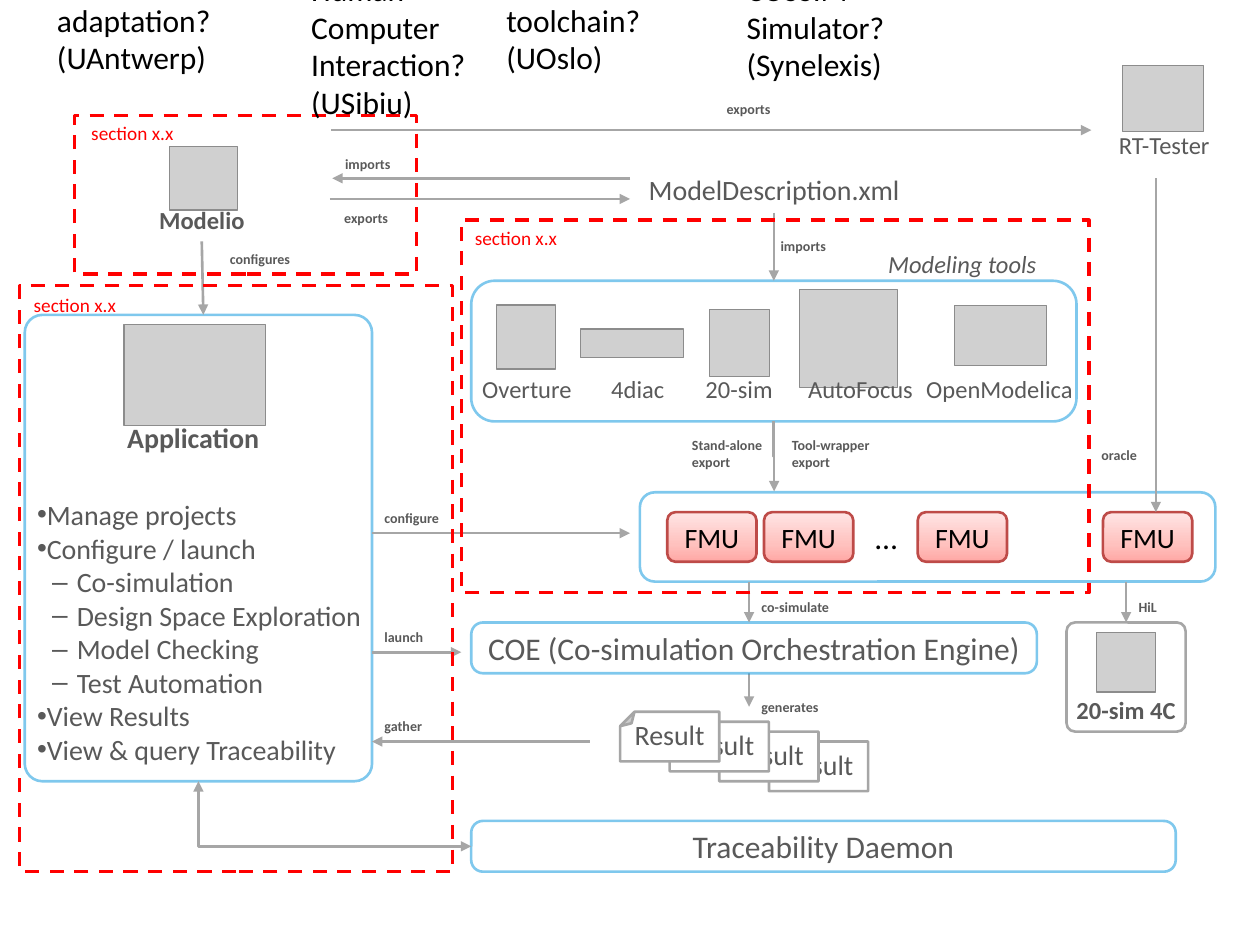
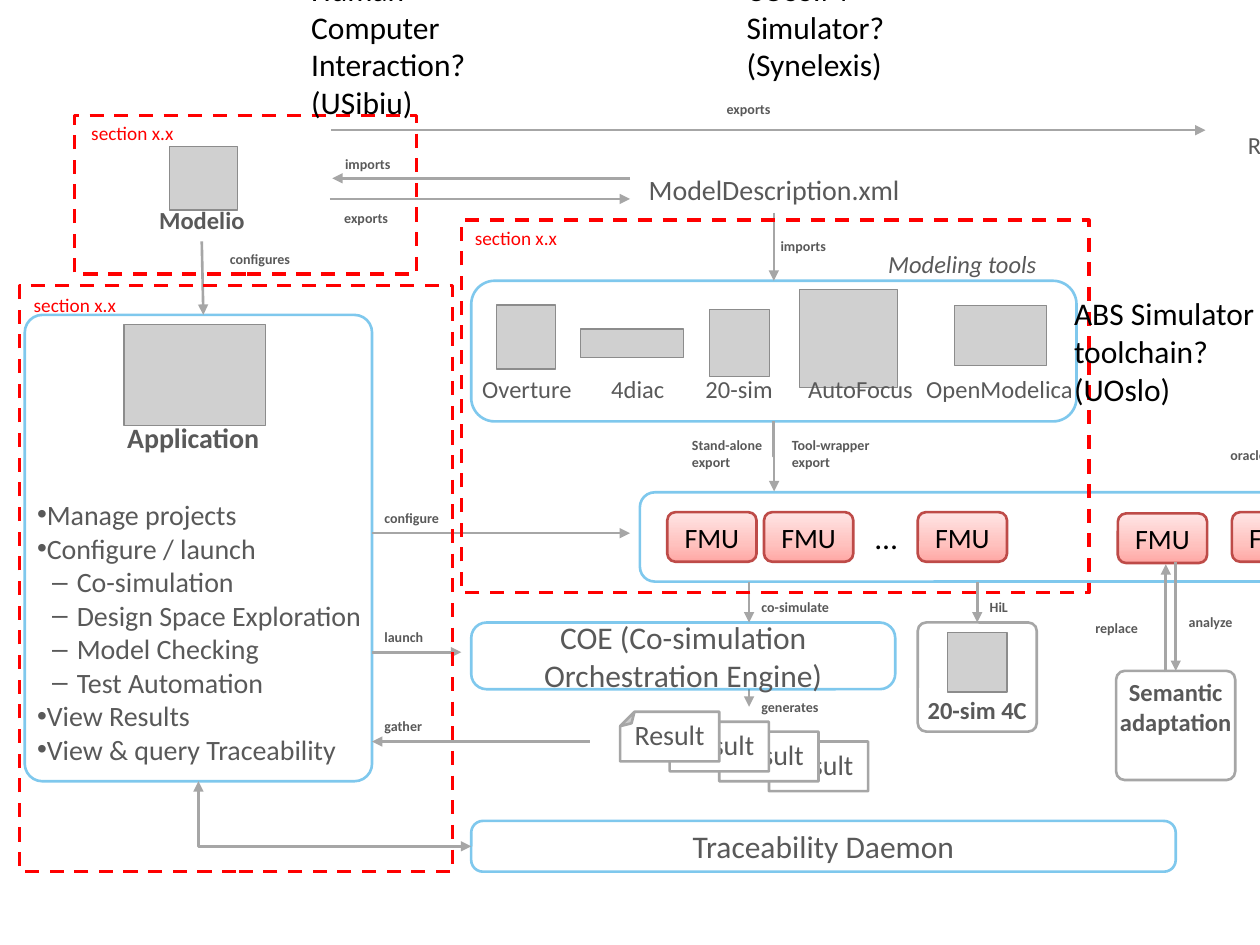
Before and after one commit to INTO-CPS-Association/Documentation, a slide deck: slide 1 of figures/fig_toolchain.pptx. Drawn at 1260x945 pixels with LibreOffice and Linux fonts; fonts in the diff are those of the drawing; grey boxes stand for pictures; background and template pictures are left out. Boxes give left, top, right and bottom in pixels: in the first picture for what was removed or moved away, otherwise in the second. Text is boxed around its words. In the diff, an @@ line names an element or a change of style, - is before the commit and + after.

```diff
--- a/figures/fig_toolchain.pptx
+++ b/figures/fig_toolchain.pptx
@@ picture removed at [1123,66,1203,131] @@
@@ arrow moved from (331, 130) - (1091, 130) to (331, 130) - (1206, 130) @@
@@ 2 texts, 1 rounded rectangle: place and size @@
-2 texts, 1 rounded rectangle at [1101,138,1210,561]
+2 texts, 1 rounded rectangle at [1230,123,1260,561]
@@ arrow removed from (1155, 179) to (1155, 512) @@
@@ text "ABS Simulator toolchain? (UOslo)" rewrapped from [506,10,640,73] to [1074,299,1254,408] @@
@@ rounded rectangle: place and size @@
-rounded rectangle at [640,493,1216,582]
+rounded rectangle at [640,493,1260,582]
@@ rounded rectangle added at [1118,514,1207,563], fill gradient #FFA6A5 to #FFC0BF to #FFE7E7, outline #BF4C48 1.5 pt, 16 pt, text #000000 @@
+FMU
@@ arrow added from (1166, 672) to (1166, 564), #A6A6A6 1.5 pt @@
@@ arrow added from (1176, 562) to (1176, 670), #A6A6A6 1.5 pt @@
@@ 2 texts, 1 picture, 1 rounded rectangle, 1 arrow: place and size @@
-2 texts, 1 picture, 1 rounded rectangle, 1 arrow at [1066,582,1184,732]
+2 texts, 1 picture, 1 rounded rectangle, 1 arrow at [917,582,1036,732]
@@ rounded rectangle "COE (Co-simulation Orchestration Engine)": place and size @@
-rounded rectangle "COE (Co-simulation Orchestration Engine)" at [471,622,1037,673]
+rounded rectangle "COE (Co-simulation Orchestration Engine)" at [471,622,896,689]
@@ text added at [1095,623,1138,635], 8 pt, text #595959, bold @@
+replace
@@ text added at [1189,617,1233,629], 8 pt, text #595959, bold @@
+analyze
@@ rounded rectangle added at [1116,670,1235,780], fill #FFFFFF, outline #A6A6A6 1.5 pt, 18 pt, text #FFFFFF @@
+v
@@ text at [1120,684,1231,735]: text changed; size 18 to 14 pt; text colour #000000 to #595959; bold on @@
-Semantic adaptation? (UAntwerp)
+Semantic adaptation
```
Also in this commit, not shown: 2 other files.
